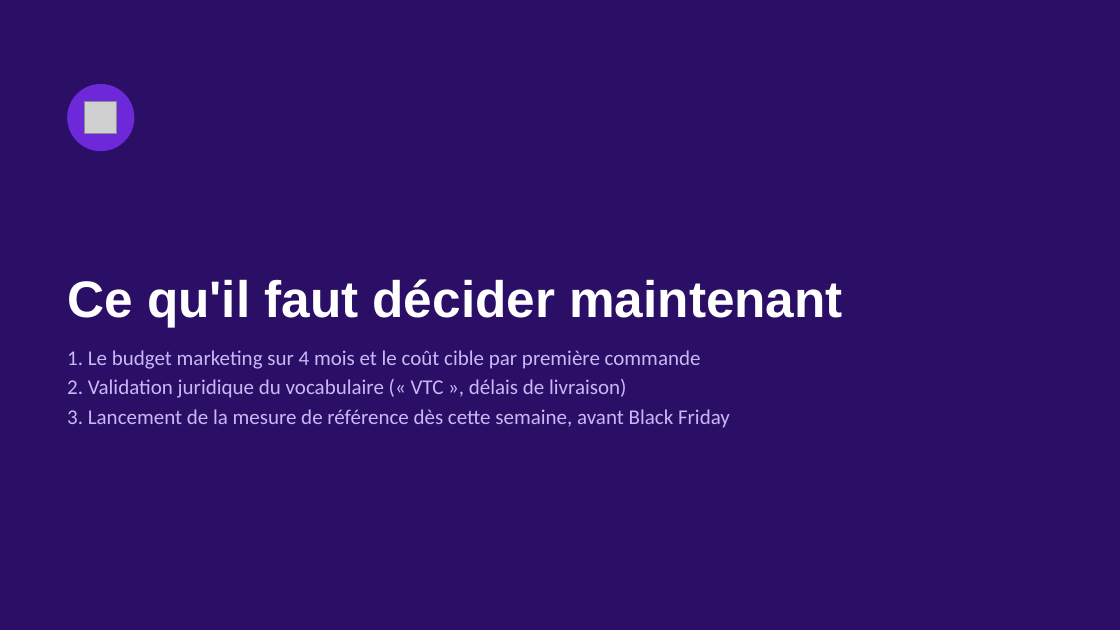
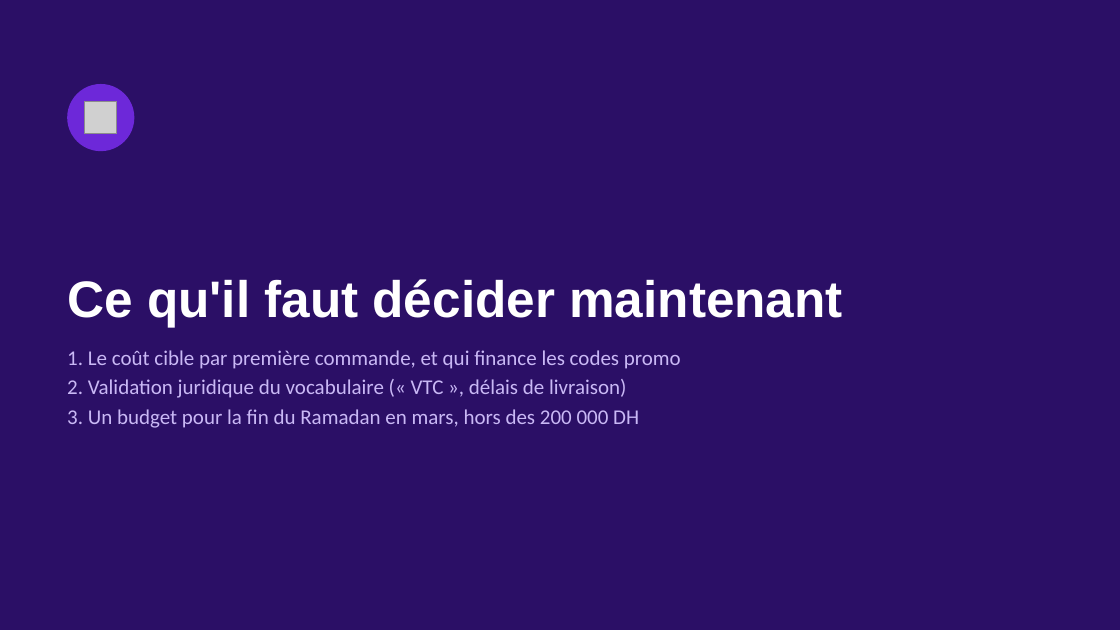
Before and after one commit to aymaneai-del/Projects-, a slide deck: slide 15 of yassir-maroc/Yassir_Maroc_Plan_Marketing_Nov2026-Fev2027.pptx (slide 14 before the commit). Drawn at 1120x630 pixels with LibreOffice and Linux fonts; fonts in the diff are those of the drawing; grey boxes stand for pictures. Boxes give left, top, right and bottom in pixels: in the first picture for what was removed or moved away, otherwise in the second. Text is boxed around its words. In the diff, an @@ line names an element or a change of style, - is before the commit and + after.

```diff
--- a/yassir-maroc/Yassir_Maroc_Plan_Marketing_Nov2026-Fev2027.pptx
+++ b/yassir-maroc/Yassir_Maroc_Plan_Marketing_Nov2026-Fev2027.pptx
@@ text at [67, 350, 681, 369]: text changed @@
-1. Le budget marketing sur 4 mois et le coût cible par première commande
+1. Le coût cible par première commande, et qui finance les codes promo
@@ text at [67, 409, 639, 428]: text changed @@
-3. Lancement de la mesure de référence dès cette semaine, avant Black Friday
+3. Un budget pour la fin du Ramadan en mars, hors des 200 000 DH
```
Also in this commit, not shown: 3 other slides changed, 2 slides added, 1 slide removed.
